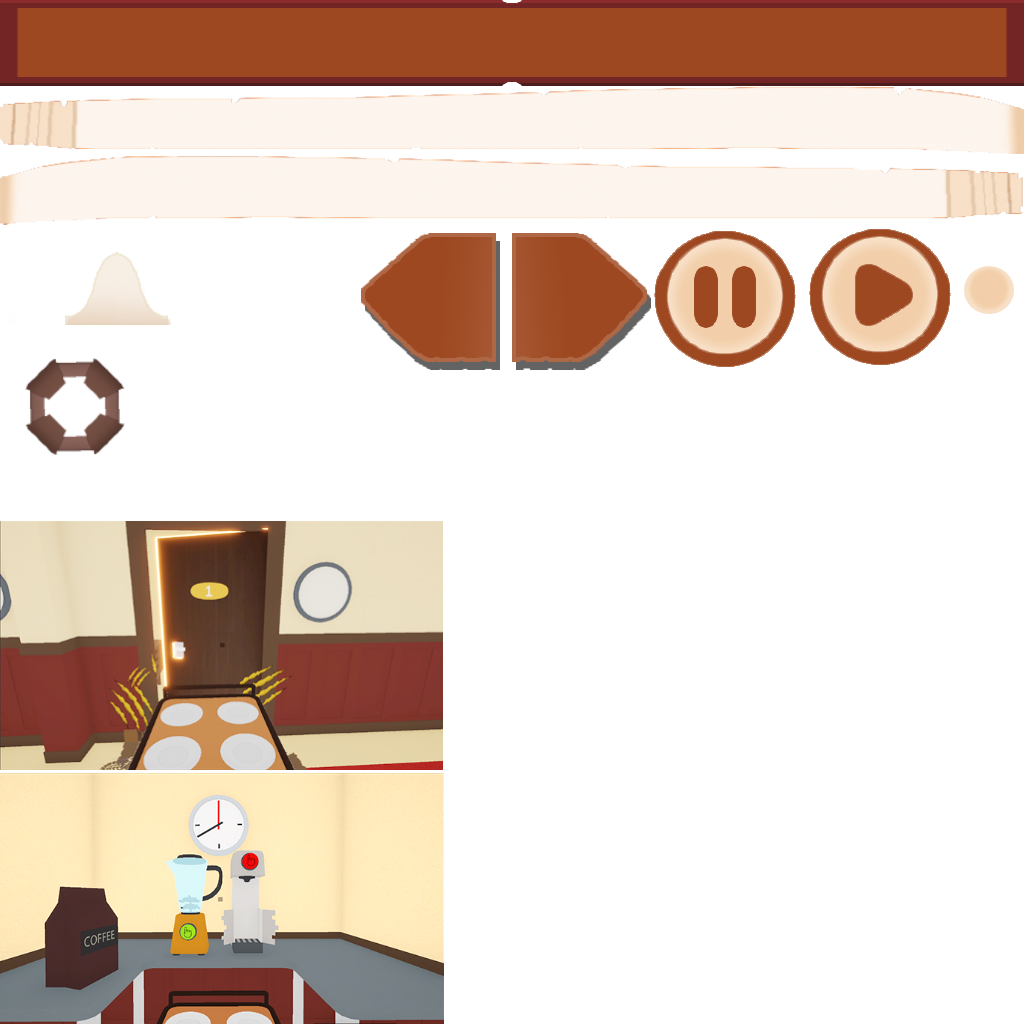
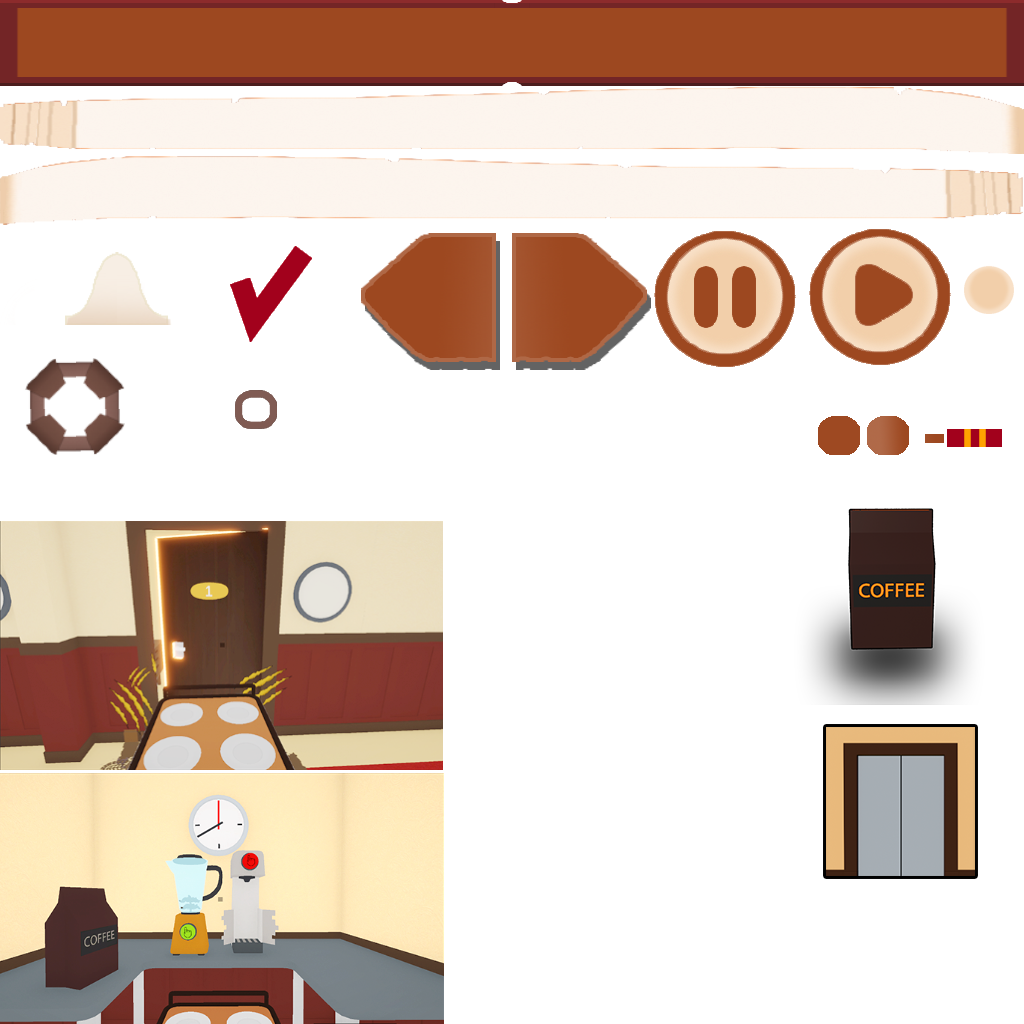
Layered file, before and after one edit (w=1024, h=1024). Changes by layer:
added layer "1" (1st of 2) above "Слой 49" over [798, 508, 981, 705]
added layer "Слой 49" above "Группа 1" over [947, 429, 1002, 447]
added layer "Слой 52" in group "кнопки" over [970, 429, 974, 447]
added layer "Слой 56" in group "кнопки" over [230, 246, 312, 342]
added layer "Слой 58" in group "кнопки" over [867, 416, 909, 455]
added layer "Слой 57" in group "кнопки" over [818, 416, 860, 455]
added layer "Слой 54" in group "кнопки" over [235, 390, 277, 429]
added layer "2" in group "кнопки" over [826, 727, 975, 876]
added layer "Слой 50" in group "кнопки" over [925, 434, 944, 443]
